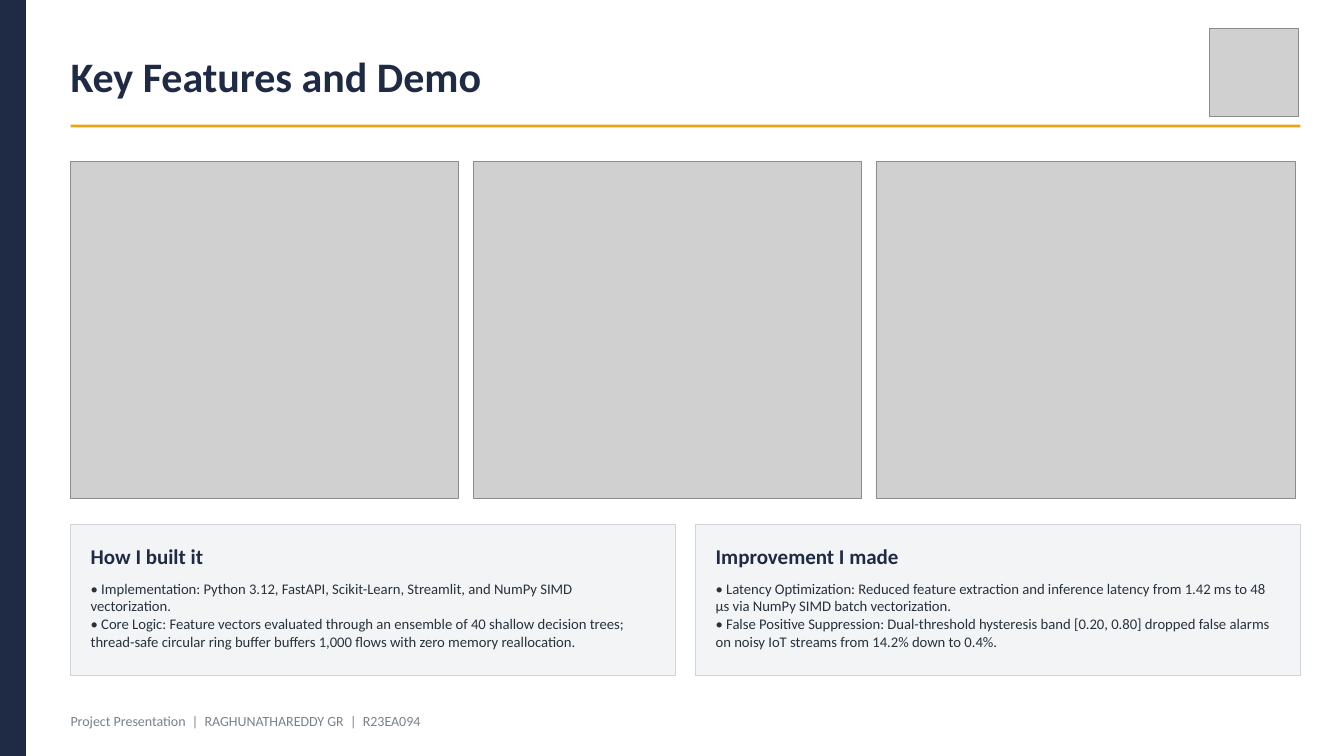
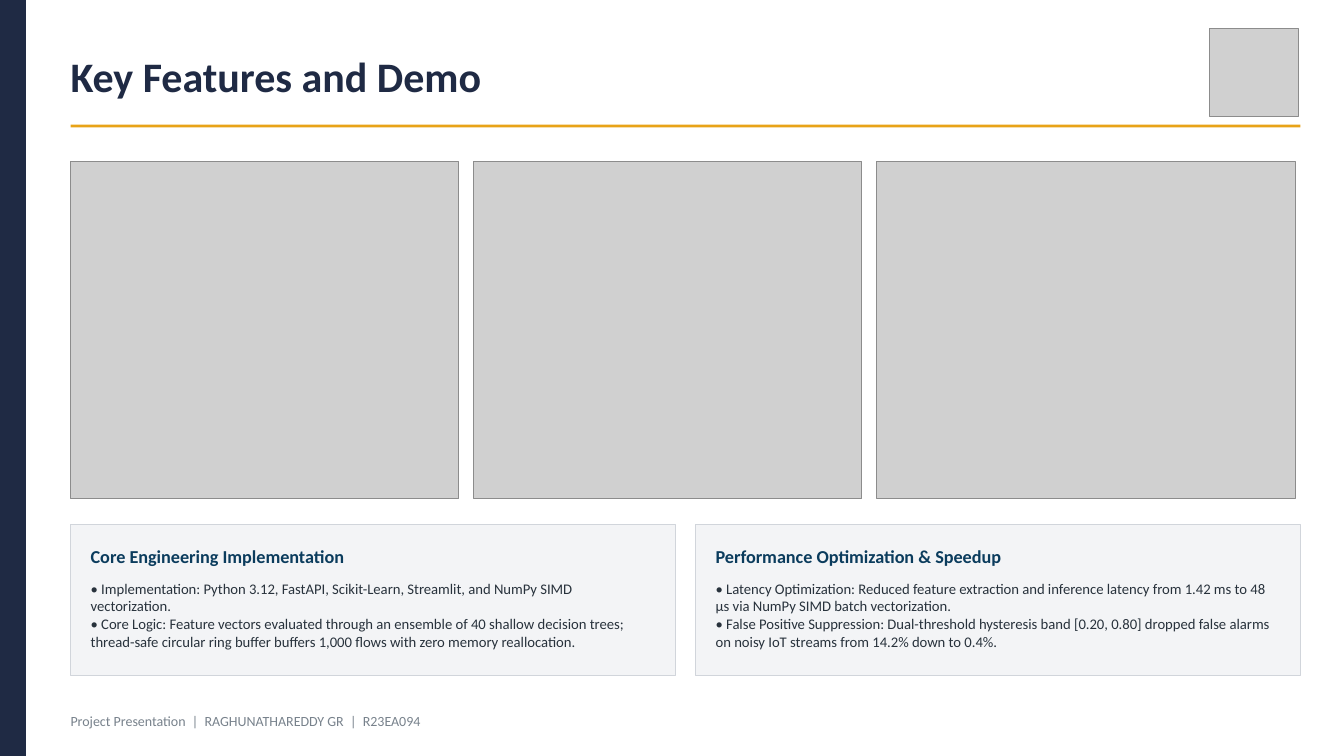
Before and after one commit to Raghunath2604/RIO_PROJECT-SMART_CITY-, a slide deck: slide 8 of docs/Project_Presentation_R23EA094.pptx. Drawn at 1344x756 pixels with LibreOffice and Linux fonts; fonts in the diff are those of the drawing; grey boxes stand for pictures. Boxes give left, top, right and bottom in pixels: in the first picture for what was removed or moved away, otherwise in the second. Text is boxed around its words. In the diff, an @@ line names an element or a change of style, - is before the commit and + after.

```diff
--- a/docs/Project_Presentation_R23EA094.pptx
+++ b/docs/Project_Presentation_R23EA094.pptx
@@ text at [91,550,344,566]: text changed; size 15 to 13 pt; text colour #1F2A44 to #0B3C5D @@
-How I built it
+Core Engineering Implementation
@@ text at [716,550,1001,566]: text changed; size 15 to 13 pt; text colour #1F2A44 to #0B3C5D @@
-Improvement I made
+Performance Optimization & Speedup
```
Also in this commit, not shown: 8 other slides changed, 9 other files.
